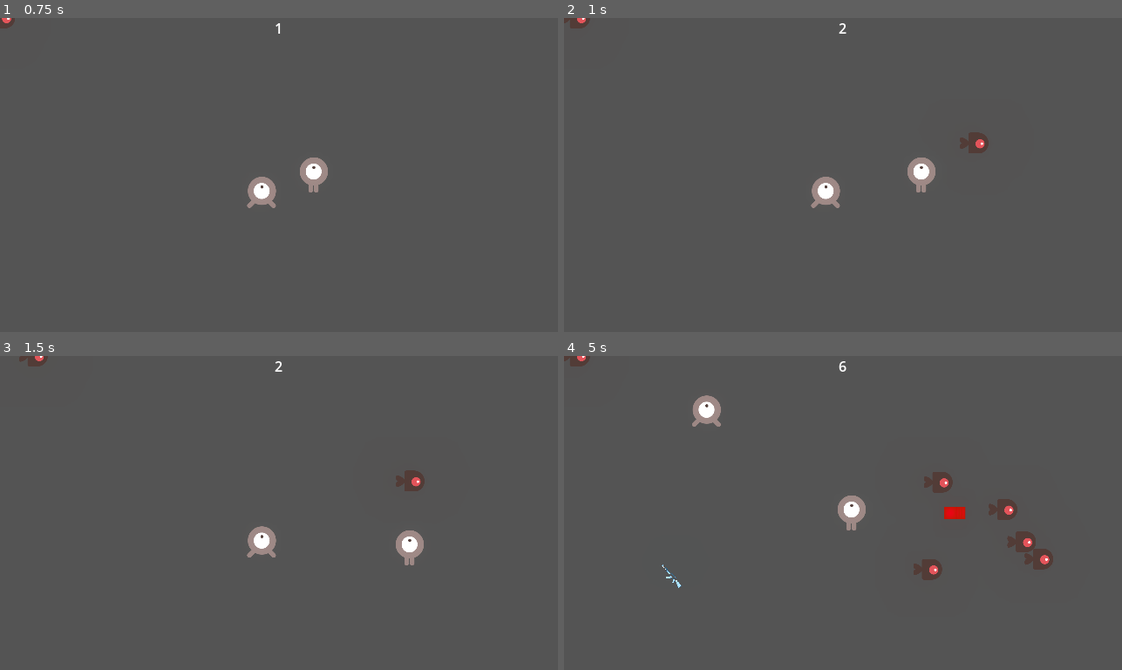
Above: before the commit, frames 1-4 (two rows, left to right).
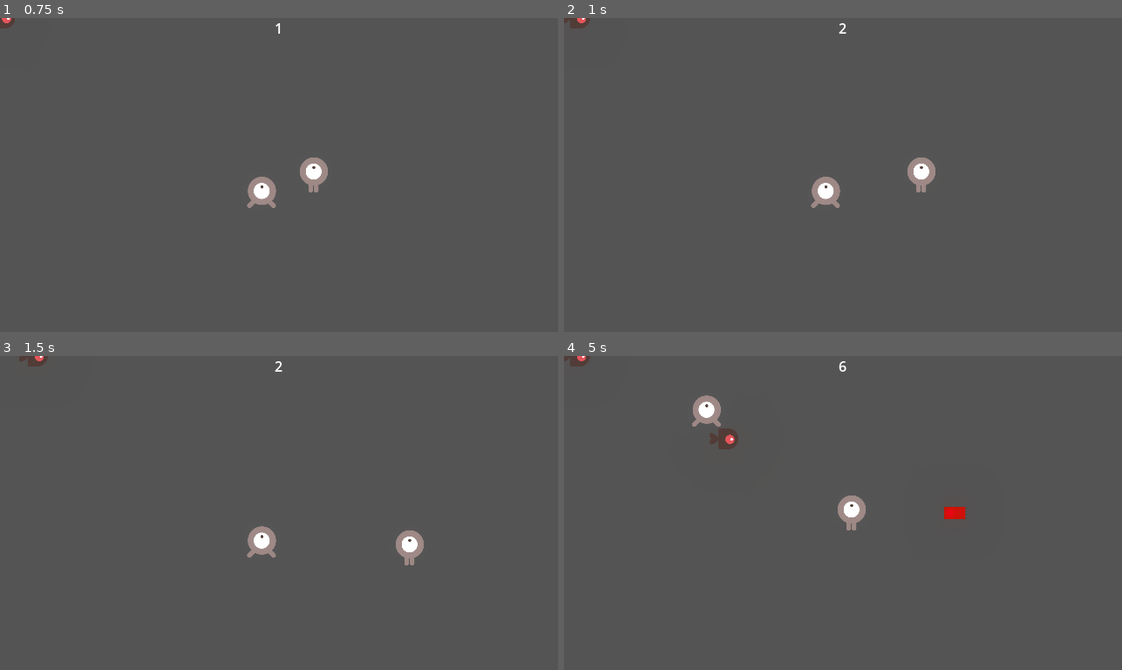
Above: after the commit, the same moments.

Repository: mlchung1231/mobile_game
Game: Godot game, scene res://arena.tscn
Same seed, same stepped clock (60 frames per second), same inputs: the game is played once before the commit and once after it. This scene is started directly instead of the project's main scene.
Inputs (mouse positions are in pixels of both pictures, inside the frame that each line leads up to):
- Up to frame 1 (0.75 s): tap Enter at 0.5 s; move the mouse to (401, 159) at 0.52 s; press the mouse at (401, 159) at 0.53 s; hold D (move_right) from 0.53 s (still down)
- Up to frame 2 (1 s): keep holding D (move_right)
- Up to frame 3 (1.5 s): move the mouse to (167, 528) at 1.27 s; release D (move_right) at 1.28 s; release the mouse at (167, 528) at 1.28 s; hold S (move_down) from 1.28 s (still down); tap Down (p2_down) at 1.35 s
- Up to frame 4 (5 s): move the mouse to (898, 443) at 2.02 s; release S (move_down) at 2.03 s; hold D (move_right) 2.03-2.78 s; hold Left (p2_left) 2.03-2.78 s; move the mouse to (815, 575) at 2.77 s; hold W (move_up) 2.78-3.53 s; tap Right (p2_right) at 2.85 s; move the mouse to (1010, 560) at 3.52 s; hold Up (p2_up) 3.53-4.28 s; hold A (move_left) from 3.53 s (still down); move the mouse to (675, 465) at 4.27 s; tap Space (put) at 4.35 s

Frame 1 is identical in both runs. In frame 2, 0.2% of the frame differs, in the area x 70-77%, y 36-44%; in frame 3, 0.2%; in frame 4, 1.5%, in the area x 17-88%, y 23-74%.

Commit message:
finished
enemy is finished

Diff:
--- a/Global.gd
+++ b/Global.gd
@@ -18,6 +18,21 @@
 	node_instance.global_position = location
 	return node_instance
 
+func nearest_player_in_distance(enemy_position, distance):
+	var nearest_distance
+	var nearest_player
+	nearest_distance = enemy_position.distance_to(Global.player[0].global_position)
+	nearest_player = Global.player[0]
+	for i in range(Global.player_number):
+		if enemy_position.distance_to(Global.player[i].global_position) < nearest_distance:
+			nearest_distance = enemy_position.distance_to(Global.player[i].global_position)
+			nearest_player = Global.player[i]
+
+	if nearest_distance > distance:
+		return null
+	else:
+		return nearest_player
+
 # Called when the node enters the scene tree for the first time.
 func _ready():
 	pass # Replace with function body.
--- a/arena.gd
+++ b/arena.gd
@@ -20,12 +20,15 @@
 
 
 func _on_enemy_spawn_timer_timeout():
-	var enemy_position = random_point_inside_unit_circle()*Global.enemy_born_max_dis + Global.player[0].global_position
 
-	while enemy_position.distance_to(Global.player[0].global_position)<Global.enemy_born_min_dis:
-		enemy_position = random_point_inside_unit_circle()*Global.enemy_born_max_dis + Global.player[0].global_position
+	for i in range(Global.player_number):
+		var enemy_position = random_point_inside_unit_circle()*Global.enemy_born_max_dis + Global.player[i].global_position
+		var nearest_player = Global.nearest_player_in_distance(enemy_position, Global.enemy_born_max_dis)
 
-	Global.instance_node(enemy_1, enemy_position, self)
+		while enemy_position.distance_to(nearest_player.global_position)<Global.enemy_born_min_dis:
+			enemy_position = random_point_inside_unit_circle()*Global.enemy_born_max_dis + Global.player[i].global_position
+
+		Global.instance_node(enemy_1, enemy_position, self)
 
 
 func _on_item_gun_timer_timeout():
@@ -45,24 +48,11 @@
 func _on_world_enemy_spawn_timer_timeout():
 	var enemy_position = Vector2(randf_range(0,640),randf_range(0,360))
 
-	while nearest_player_in_distance(enemy_position, Global.enemy_born_max_dis) != null:
+	while Global.nearest_player_in_distance(enemy_position, Global.enemy_born_max_dis) != null:
 		enemy_position = Vector2(randf_range(0,640),randf_range(0,360))
 
 	Global.instance_node(enemy_1, enemy_position, self)
 
-func nearest_player_in_distance(enemy_position, distance):
-	var nearest_distance
-	var nearest_player = 0
-	nearest_distance = enemy_position.distance_to(Global.player[0].global_position)
-	for i in range(Global.player_number):
-		if enemy_position.distance_to(Global.player[i].global_position) < nearest_distance:
-			nearest_distance = enemy_position.distance_to(Global.player[i].global_position)
-			nearest_player = i
-
-	if nearest_distance > distance:
-		return null
-	else:
-		return nearest_player
 
 func _on_world_day_timer_timeout():
 	time_sec += 1
--- a/arena.tscn
+++ b/arena.tscn
@@ -24,10 +24,11 @@
 [node name="Enemy" parent="." instance=ExtResource("3_fcbq1")]
 
 [node name="Enemy_spawn_timer" type="Timer" parent="."]
+wait_time = 3.0
 autostart = true
 
 [node name="Item_gun_timer" type="Timer" parent="."]
-wait_time = 3.0
+wait_time = 10.0
 autostart = true
 
 [node name="Player2" parent="." instance=ExtResource("4_1syic")]
--- a/enemy.gd
+++ b/enemy.gd
@@ -4,14 +4,13 @@
 
 var velocity = Vector2()
 
-var start_position
-var end_position
-
 var face = 0
 var turn = Vector2(1,0)
 
 var stun = false
 var hp = 3
+
+var nearest_player
 
 # Called when the node enters the scene tree for the first time.
 func _ready():
@@ -25,11 +24,17 @@
 
 	velocity = turn
 
-	if Global.player[0] != null and stun == false:
-		if global_position.distance_to(Global.player[0].global_position)<Global.enemy_born_max_dis or Global.daytime % 2 == 0:
-			velocity = global_position.direction_to(Global.player[0].global_position)
+	if stun == false:
+		if Global.daytime % 2 == 0:
+			nearest_player = Global.nearest_player_in_distance(global_position, 600)
+			velocity = global_position.direction_to(nearest_player.global_position)
+		else:
+			nearest_player = Global.nearest_player_in_distance(global_position, Global.enemy_born_max_dis)
+			if nearest_player != null:
+				velocity = global_position.direction_to(nearest_player.global_position)
 	elif stun:
 		velocity = lerp(velocity, Vector2(0,0), 0.3)
+
 
 	global_position += velocity * speed * delta
 
Not shown, added: ene2F97.tmp
